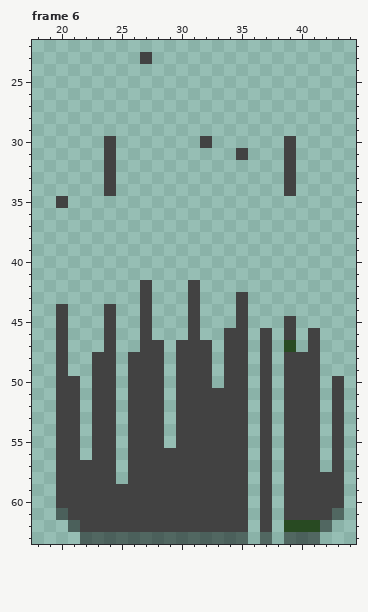
Two versions of one pixel-art file, Assets/Arts/Enemies/Boss/AncientOne/AwakeStone/SummonStoneActive.aseprite. The picture above was drawn from the file before the commit.
64x64 pixels, 8 frames. Shown: frame 6: x 18..44, y 22..63.
New version:
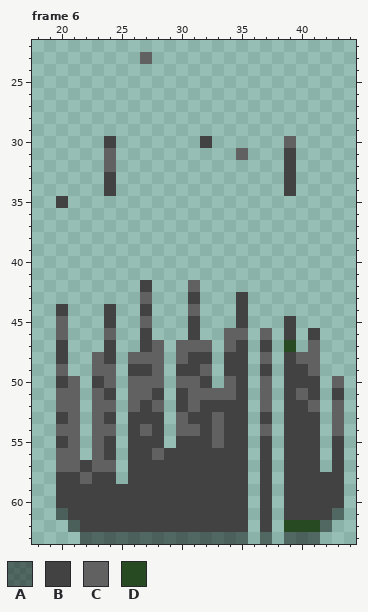
Palette (. is transparent): A #00000075  B #424242  C #616161  D #284a22
Changes in this commit:
Frame 6, layer "Flattened":
Colour B gives way to colour C in row 23 at x 27; in row 30 at x 39; in row 31 at x 24 and 35; in row 32 at x 24; in row 42 at x 31; in row 43 at x 27.
Colour B gives way to colour C in row 44 at x 31; in row 45 at x 20 and 27; in row 46 at x 20, 24, 34 to 35 and 37; in row 47 at x 28, 30 to 32, 34 and 41; in row 48 at x 23, 26 to 28, 30, 37 and 40 to 41; in row 49 at x 20, 23 to 24, 28, 32 and 41.
Colour B gives way to colour C in row 50 at x 21, 24, 26 to 28, 30 to 31, 34, 37 and 43; in row 51 at x 20 to 21, 23, 26 to 27, 31 to 34, 37 and 40; in row 52 at x 20 to 21, 23 to 24, 26, 28, 31, 37, 41 and 43; in row 53 at x 21, 23, 30, 33 and 43; in row 54 at x 20 to 21, 23 to 24, 27, 30 to 31, 33, 37 and 43; in row 55 at x 21, 23 and 33.
Colour B gives way to colour C in row 56 at x 20 to 21, 23 and 28; in row 57 at x 20 to 21 and 23 to 24; in row 58 at x 22.
